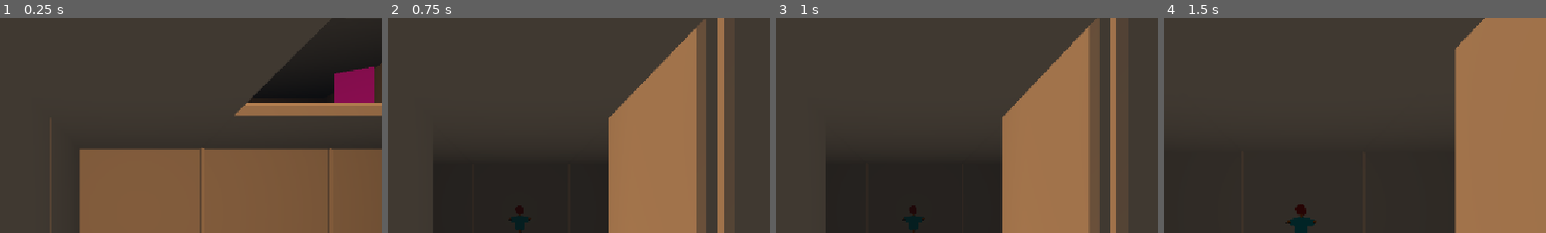
Above: before the commit, frames 1-4 (left to right).
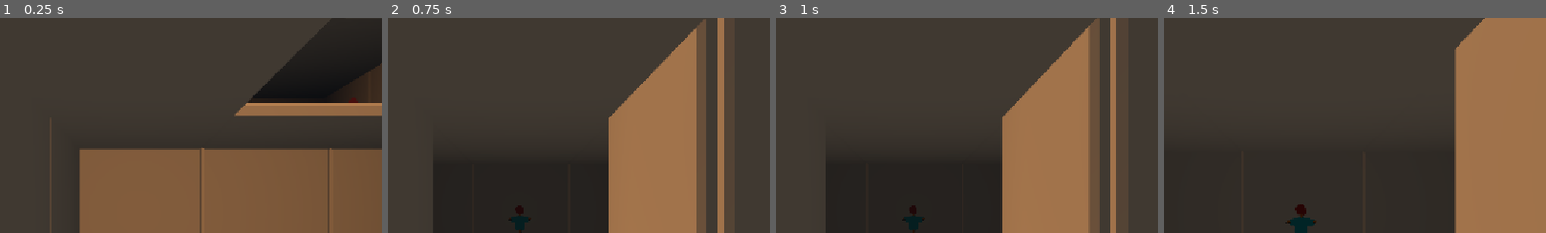
Above: after the commit, the same moments.

Repository: local-minimum/geriatric-crawler
Game: Godot game, scene res://main.tscn
The game is run twice, just before and just after one commit, with the same random seed, the same clock (stepped at 60 frames per second) and the same inputs. The engine's default icon, where the game draws it, is replaced by a stand-in: a white triangle on a blue panel in a dark square.
Inputs (mouse positions are % of the whole screen's width and height, from its top left):
- Up to frame 1 (0.25 s): no input
- Up to frame 2 (0.75 s): click (85, 81) at 0.5 s
- Up to frame 3 (1 s): no input
- Up to frame 4 (1.5 s): click (91, 81) at 1.25 s
The pictures show only the part of the screen within x 23-73%, y 5-55%; the shares and areas given below are measured in that part.

The runs differ from the first frame. In frame 1, 1.6% of the frame differs, in the area x 87-98%, y 22-40%; in frame 2, nothing differs; in frame 3, nothing differs; in frame 4, nothing differs.

Commit message:
Multiple targets show as expected

Diff:
--- a/scenes/battle_mode.tscn
+++ b/scenes/battle_mode.tscn
@@ -469,54 +469,116 @@
 theme_override_colors/font_shadow_color = Color(0.321074, 0.109373, 0.262374, 1)
 text = "DEF:"
 
-[node name="Enemies" type="Control" parent="CanvasLayer" node_paths=PackedStringArray("_entityUIs", "_battle")]
-layout_mode = 3
+[node name="Enemies" type="HBoxContainer" parent="CanvasLayer" node_paths=PackedStringArray("_entityUIs", "_battle")]
+anchors_preset = -1
 anchor_left = 0.459
 anchor_top = 0.02
 anchor_right = 0.95
 anchor_bottom = 0.645
+offset_right = 42.368
 grow_horizontal = 0
+alignment = 2
 script = ExtResource("3_31k21")
-_entityUIs = [NodePath("EnemyUI")]
+_entityUIs = [NodePath("EnemyUI 1"), NodePath("EnemyUI 2"), NodePath("EnemyUI 3")]
 _battle = NodePath("../..")
 _enemy_group = true
 
-[node name="EnemyUI" type="VBoxContainer" parent="CanvasLayer/Enemies" node_paths=PackedStringArray("healthUI", "defenceUI", "icon", "nameUI")]
+[node name="EnemyUI 1" type="VBoxContainer" parent="CanvasLayer/Enemies" node_paths=PackedStringArray("healthUI", "defenceUI", "icon", "nameUI")]
 custom_minimum_size = Vector2(200, 0)
-layout_mode = 1
-anchors_preset = 13
-anchor_left = 0.5
-anchor_right = 0.5
-anchor_bottom = 1.0
-offset_left = -100.0
-offset_right = 100.0
-grow_horizontal = 2
-grow_vertical = 2
+layout_mode = 2
 script = ExtResource("3_lfs5n")
 healthUI = NodePath("Health")
 defenceUI = NodePath("Defence")
 icon = NodePath("Avatar")
 nameUI = NodePath("Name")
 
-[node name="Health" type="Label" parent="CanvasLayer/Enemies/EnemyUI"]
+[node name="Health" type="Label" parent="CanvasLayer/Enemies/EnemyUI 1"]
 layout_mode = 2
 theme_override_colors/font_color = Color(0, 0, 0, 1)
 theme_override_colors/font_shadow_color = Color(0.321074, 0.109373, 0.262374, 1)
 text = "HP:"
 
-[node name="Defence" type="Label" parent="CanvasLayer/Enemies/EnemyUI"]
+[node name="Defence" type="Label" parent="CanvasLayer/Enemies/EnemyUI 1"]
 layout_mode = 2
 theme_override_colors/font_color = Color(0, 0, 0, 1)
 theme_override_colors/font_shadow_color = Color(0.321074, 0.109373, 0.262374, 1)
 text = "DEF:"
 
-[node name="Avatar" type="TextureRect" parent="CanvasLayer/Enemies/EnemyUI"]
+[node name="Avatar" type="TextureRect" parent="CanvasLayer/Enemies/EnemyUI 1"]
 custom_minimum_size = Vector2(200, 300)
 layout_mode = 2
 expand_mode = 3
 stretch_mode = 5
 
-[node name="Name" type="Label" parent="CanvasLayer/Enemies/EnemyUI"]
+[node name="Name" type="Label" parent="CanvasLayer/Enemies/EnemyUI 1"]
+layout_mode = 2
+theme_override_colors/font_color = Color(0, 0, 0, 1)
+theme_override_colors/font_shadow_color = Color(0.321074, 0.109373, 0.262374, 1)
+text = "TARGET DUMMY"
+horizontal_alignment = 1
+
+[node name="EnemyUI 2" type="VBoxContainer" parent="CanvasLayer/Enemies" node_paths=PackedStringArray("healthUI", "defenceUI", "icon", "nameUI")]
+custom_minimum_size = Vector2(200, 0)
+layout_mode = 2
+script = ExtResource("3_lfs5n")
+healthUI = NodePath("Health")
+defenceUI = NodePath("Defence")
+icon = NodePath("Avatar")
+nameUI = NodePath("Name")
+
+[node name="Health" type="Label" parent="CanvasLayer/Enemies/EnemyUI 2"]
+layout_mode = 2
+theme_override_colors/font_color = Color(0, 0, 0, 1)
+theme_override_colors/font_shadow_color = Color(0.321074, 0.109373, 0.262374, 1)
+text = "HP:"
+
+[node name="Defence" type="Label" parent="CanvasLayer/Enemies/EnemyUI 2"]
+layout_mode = 2
+theme_override_colors/font_color = Color(0, 0, 0, 1)
+theme_override_colors/font_shadow_color = Color(0.321074, 0.109373, 0.262374, 1)
+text = "DEF:"
+
+[node name="Avatar" type="TextureRect" parent="CanvasLayer/Enemies/EnemyUI 2"]
+custom_minimum_size = Vector2(200, 300)
+layout_mode = 2
+expand_mode = 3
+stretch_mode = 5
+
+[node name="Name" type="Label" parent="CanvasLayer/Enemies/EnemyUI 2"]
+layout_mode = 2
+theme_override_colors/font_color = Color(0, 0, 0, 1)
+theme_override_colors/font_shadow_color = Color(0.321074, 0.109373, 0.262374, 1)
+text = "TARGET DUMMY"
+horizontal_alignment = 1
+
+[node name="EnemyUI 3" type="VBoxContainer" parent="CanvasLayer/Enemies" node_paths=PackedStringArray("healthUI", "defenceUI", "icon", "nameUI")]
+custom_minimum_size = Vector2(200, 0)
+layout_mode = 2
+script = ExtResource("3_lfs5n")
+healthUI = NodePath("Health")
+defenceUI = NodePath("Defence")
+icon = NodePath("Avatar")
+nameUI = NodePath("Name")
+
+[node name="Health" type="Label" parent="CanvasLayer/Enemies/EnemyUI 3"]
+layout_mode = 2
+theme_override_colors/font_color = Color(0, 0, 0, 1)
+theme_override_colors/font_shadow_color = Color(0.321074, 0.109373, 0.262374, 1)
+text = "HP:"
+
+[node name="Defence" type="Label" parent="CanvasLayer/Enemies/EnemyUI 3"]
+layout_mode = 2
+theme_override_colors/font_color = Color(0, 0, 0, 1)
+theme_override_colors/font_shadow_color = Color(0.321074, 0.109373, 0.262374, 1)
+text = "DEF:"
+
+[node name="Avatar" type="TextureRect" parent="CanvasLayer/Enemies/EnemyUI 3"]
+custom_minimum_size = Vector2(200, 300)
+layout_mode = 2
+expand_mode = 3
+stretch_mode = 5
+
+[node name="Name" type="Label" parent="CanvasLayer/Enemies/EnemyUI 3"]
 layout_mode = 2
 theme_override_colors/font_color = Color(0, 0, 0, 1)
 theme_override_colors/font_shadow_color = Color(0.321074, 0.109373, 0.262374, 1)
--- a/scenes/dungeon/test_level.tscn
+++ b/scenes/dungeon/test_level.tscn
@@ -44,6 +44,7 @@
 size = Vector2(0.8, 1.2)
 
 [sub_resource type="StandardMaterial3D" id="StandardMaterial3D_632b7"]
+transparency = 1
 
 [sub_resource type="QuadMesh" id="QuadMesh_kmgg5"]
 material = SubResource("StandardMaterial3D_632b7")
@@ -521,7 +522,7 @@
 [node name="Default Strategy" type="Node" parent="Encounters/Target Dummy Blob/Battle Trigger/Target Dummy AI/BattleStrategies"]
 script = ExtResource("22_sy7nh")
 
-[node name="Demo Encounter" type="Node3D" parent="Encounters" node_paths=PackedStringArray("effect", "graphics", "_spawn_node") groups=["Encounter"]]
+[node name="Multi Encounter Repeat" type="Node3D" parent="Encounters" node_paths=PackedStringArray("effect", "graphics", "_spawn_node") groups=["Encounter"]]
 transform = Transform3D(1, 0, 0, 0, 1, 0, 0, 0, 1, 5, 2.5, -5)
 script = ExtResource("8_kmgg5")
 encounter_id = "demo-enemy-repeat"
@@ -531,13 +532,56 @@
 look_direction = 1
 metadata/_custom_type_script = "uid://bqahhkn6dpex"
 
-[node name="Avatar" type="Node3D" parent="Encounters/Demo Encounter"]
+[node name="Avatar" type="Node3D" parent="Encounters/Multi Encounter Repeat"]
 script = ExtResource("9_myev5")
 
-[node name="Encounter Avatar" type="MeshInstance3D" parent="Encounters/Demo Encounter/Avatar"]
-transform = Transform3D(1, 0, 0, 0, 1, 0, 0, 0, 1, 0, 1.23567, 0)
+[node name="Encounter Avatar" type="MeshInstance3D" parent="Encounters/Multi Encounter Repeat/Avatar"]
+transform = Transform3D(1, 0, 0, 0, 1, 0, 0, 0, 1, 0, 0.7, 0)
 mesh = SubResource("QuadMesh_kmgg5")
 
-[node name="Repeat Battle Trigger" type="Node" parent="Encounters/Demo Encounter"]
+[node name="Repeat Battle Trigger" type="Node" parent="Encounters/Multi Encounter Repeat" node_paths=PackedStringArray("enemies")]
 script = ExtResource("10_rvj20")
+enemies = [NodePath("Target Dummy AI"), NodePath("Target Dummy AI (2)")]
 metadata/_custom_type_script = "uid://b3kob7bivk342"
+
+[node name="Target Dummy AI" type="Node" parent="Encounters/Multi Encounter Repeat/Repeat Battle Trigger" node_paths=PackedStringArray("deck", "brain")]
+script = ExtResource("11_fxt0s")
+variant_id = "target-dummy"
+variant_name = "Target Dummy"
+level = 1
+deck = NodePath("BattleDeck")
+brain = NodePath("BattleStrategies")
+sprite = ExtResource("12_26eu7")
+
+[node name="BattleDeck" type="Node" parent="Encounters/Multi Encounter Repeat/Repeat Battle Trigger/Target Dummy AI"]
+script = ExtResource("12_rcxcv")
+_start_deck = Array[ExtResource("13_26eu7")]([ExtResource("14_s5loo"), ExtResource("15_632b7"), ExtResource("16_n55gf"), ExtResource("17_idbts"), ExtResource("18_j1mj1"), ExtResource("19_7gan6"), ExtResource("20_sn1co"), ExtResource("21_wymjw")])
+metadata/_custom_type_script = "uid://c2lco7et0w3ia"
+
+[node name="BattleStrategies" type="Node" parent="Encounters/Multi Encounter Repeat/Repeat Battle Trigger/Target Dummy AI" node_paths=PackedStringArray("strategies")]
+script = ExtResource("22_rcxcv")
+strategies = [NodePath("Default Strategy")]
+
+[node name="Default Strategy" type="Node" parent="Encounters/Multi Encounter Repeat/Repeat Battle Trigger/Target Dummy AI/BattleStrategies"]
+script = ExtResource("22_sy7nh")
+
+[node name="Target Dummy AI (2)" type="Node" parent="Encounters/Multi Encounter Repeat/Repeat Battle Trigger" node_paths=PackedStringArray("deck", "brain")]
+script = ExtResource("11_fxt0s")
+variant_id = "target-dummy"
+variant_name = "Target Dummy"
+level = 1
+deck = NodePath("BattleDeck")
+brain = NodePath("BattleStrategies")
+sprite = ExtResource("12_26eu7")
+
+[node name="BattleDeck" type="Node" parent="Encounters/Multi Encounter Repeat/Repeat Battle Trigger/Target Dummy AI (2)"]
+script = ExtResource("12_rcxcv")
+_start_deck = Array[ExtResource("13_26eu7")]([ExtResource("14_s5loo"), ExtResource("15_632b7"), ExtResource("16_n55gf"), ExtResource("17_idbts"), ExtResource("18_j1mj1"), ExtResource("19_7gan6"), ExtResource("20_sn1co"), ExtResource("21_wymjw")])
+metadata/_custom_type_script = "uid://c2lco7et0w3ia"
+
+[node name="BattleStrategies" type="Node" parent="Encounters/Multi Encounter Repeat/Repeat Battle Trigger/Target Dummy AI (2)" node_paths=PackedStringArray("strategies")]
+script = ExtResource("22_rcxcv")
+strategies = [NodePath("Default Strategy")]
+
+[node name="Default Strategy" type="Node" parent="Encounters/Multi Encounter Repeat/Repeat Battle Trigger/Target Dummy AI (2)/BattleStrategies"]
+script = ExtResource("22_sy7nh")
--- a/scripts/battle_mode.gd
+++ b/scripts/battle_mode.gd
@@ -4,6 +4,8 @@
 signal on_entity_join_battle(entity: BattleEntity)
 signal on_entity_leave_battle(entity: BattleEntity)
 signal on_new_card(card: BattleCard)
+signal on_battle_start()
+signal on_battle_end()
 
 @export
 var animator: AnimationPlayer
@@ -48,6 +50,8 @@
 
 #region ENTER BATTLE
 func enter_battle(battle_trigger: BattleModeTrigger) -> void:
+    on_battle_start.emit()
+
     _ui.visible = true
 
     # TODO: Gather proximate battle triggers too and pull them into the fight!
@@ -301,5 +305,6 @@
     await get_tree().create_timer(0.5).timeout
     trigger.complete()
 
+    on_battle_end.emit()
     _ui.visible = false
 #endregion END BATTLE
--- a/scripts/card_battle/battle_entities_ui_group.gd
+++ b/scripts/card_battle/battle_entities_ui_group.gd
@@ -10,6 +10,12 @@
 @export
 var _enemy_group: bool
 
+@export
+var _delay_show_enemy: float = 3
+
+@export
+var _delay_hide_enemy: float = 1
+
 var _connected_entities: Dictionary[BattleEntity, BattleEntityUI] = {}
 var _inverse_connected_entities: Dictionary[BattleEntityUI, BattleEntity] = {}
 
@@ -19,6 +25,14 @@
         push_error("Failed to connect enemy joins battle event")
     if _battle.on_entity_leave_battle.connect(_handle_entity_leave) != OK:
         push_error("Failed to connect enemy leaves battle event")
+    if _battle.on_battle_start.connect(_handle_battle_start) != OK:
+        push_error("Failed to conntect battle start")
+    if _battle.on_battle_end.connect(_handle_battle_end) != OK:
+        push_error("Failed to conntect battle end")
+
+func _handle_battle_start() -> void:
+    for ui: BattleEntityUI in _entityUIs:
+        ui.visible = false
 
 func _get_unused_ui() -> BattleEntityUI:
     for ui: BattleEntityUI in _entityUIs:
@@ -48,10 +62,16 @@
     _connected_entities[entity] = ui
     _inverse_connected_entities[ui] = entity
 
-func _handle_entity_leave(entity: BattleEntity) -> void:
+    await get_tree().create_timer(_delay_show_enemy).timeout
+    ui.visible = true
+
+func _handle_entity_leave(entity: BattleEntity, with_timer: bool = true) -> void:
     # TODO: Fancy exit from battle??
     if _connected_entities.has(entity):
         var ui: BattleEntityUI = _connected_entities[entity]
+        if with_timer:
+            await get_tree().create_timer(_delay_hide_enemy).timeout
+
         ui.disconnect_entity(entity)
         ui.disconnect_player_selection(_battle.battle_player)
 
@@ -59,3 +79,9 @@
         _connected_entities.erase(entity)
         _inverse_connected_entities.erase(ui)
         @warning_ignore_restore("return_value_discarded")
+
+        ui.visible = false
+
+func _handle_battle_end() -> void:
+    for entity: BattleEntity in _connected_entities.keys():
+        _handle_entity_leave(entity, false)
--- a/scripts/gridded_level/entities/grid_encounter.gd
+++ b/scripts/gridded_level/entities/grid_encounter.gd
@@ -42,7 +42,7 @@
         update_entity_anchorage(_spawn_node, anchor, true)
         sync_position()
 
-    super()
+    super._ready()
 
     var level: GridLevel = get_level()
     if level != null:
